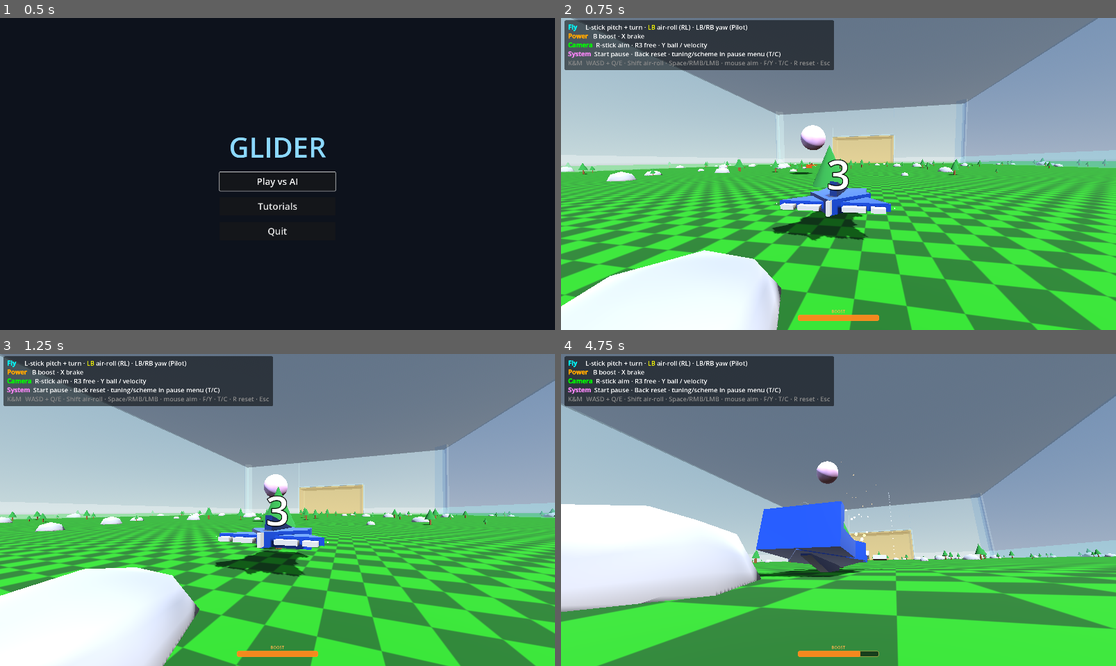
Above: before the commit, frames 1-4 (two rows, left to right).
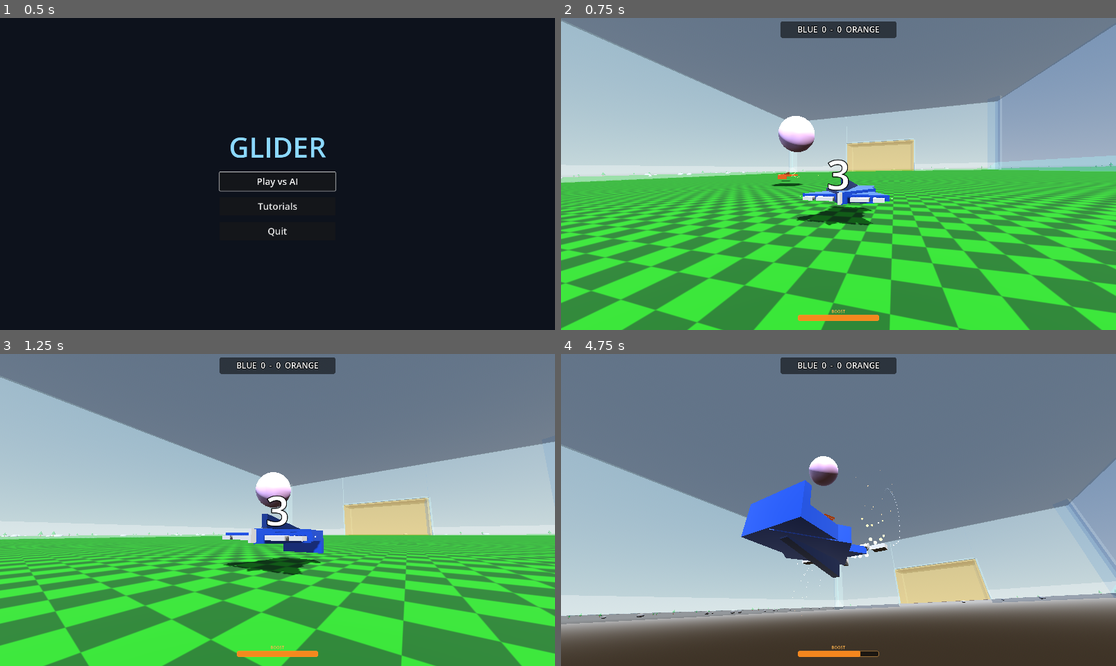
Above: after the commit, the same moments.

Repository: westonkelliher/glider
Game: Godot game, scene res://scenes/main_menu.tscn
The game is run twice, just before and just after one commit, with the same random seed, the same clock (stepped at 60 frames per second) and the same inputs.
Inputs (mouse positions are in pixels of both pictures, inside the frame that each line leads up to):
- Up to frame 1 (0.5 s): no input
- Up to frame 2 (0.75 s): click "Play vs AI" at 0.5 s
- Up to frame 3 (1.25 s): no input
- Up to frame 4 (4.75 s): tap Enter (ui_accept) at 1.25, 1.52, 2.27, 3.5, 3.77, 4.52 s; move the mouse to (866, 510) at 1.27 s; hold Right mouse button (boost) 1.28-2.03 s; hold W (move_forward) from 1.28 s (still down); move the mouse to (810, 510) at 2.02 s; click (810, 510) at 2.1 s; right-click (810, 510) at 2.3 s; move the mouse to (849, 503) at 2.77 s; hold Shift (air_roll) 2.78-3.53 s; right-click (849, 503) at 3.05 s; move the mouse to (832, 516) at 3.52 s; right-click (832, 516) at 3.6 s; move the mouse to (877, 513) at 4.27 s; hold Right mouse button (boost) from 4.28 s (still down); tap Y (cam_ball_toggle) at 4.35 s

Frame 1 is identical in both runs. In frame 2, 45% of the frame differs, in the area x 0-100%, y 0-100%; in frame 3, 54%; in frame 4, 62%.

Commit message:
HUD scoreboard, controls moved to pause menu, mirrored kickoff spawns, scenery off-field
- Show live BLUE-ORANGE score in HUD; referee joins 'referee' group
- Move controls/binds readout from always-on HUD into pause overlay
- 5 symmetric RL-style kickoff spawns, shared random index per kickoff
- Scatter trees/rocks only outside the court footprint

Co-Authored-By: Claude Opus 4.8 (1M context) <noreply@anthropic.com>

Diff:
--- a/environment/match_controller.gd
+++ b/environment/match_controller.gd
@@ -7,6 +7,19 @@
 
 @export var count_from: int = 3
 @export var go_linger: float = 0.6   # seconds "GO!" stays up after release
+
+## Symmetric kickoff spawns (Rocket League style), given for the BLUE/player
+## side (z > 0); the orange/AI side is the mirror (-x, -z). Each entry is the
+## (x, z) ground position for that side. Picked once per kickoff and shared by
+## both teams so they stay mirrored. Kept within the arena scale (|x|<=10.5,
+## |z|<=28). Facing per side is preserved from each glider's scene transform.
+const KICKOFF_SPAWNS: Array[Vector2] = [
+	Vector2(0.0, 28.0),     # back-center
+	Vector2(7.0, 22.0),     # back-right diagonal
+	Vector2(-7.0, 22.0),    # back-left diagonal
+	Vector2(10.5, 14.0),    # right corner
+	Vector2(-10.5, 14.0),   # left corner
+]
 
 var _label: Label = null
 var _busy: bool = false
@@ -18,6 +31,7 @@
 	_build_label()
 	# Wait one frame so the gliders and ball have joined their groups in _ready.
 	await get_tree().process_frame
+	place_kickoff(get_tree())
 	kickoff()
 
 
@@ -40,6 +54,18 @@
 	_label.add_theme_constant_override("outline_size", 12)
 	_label.visible = false
 	add_child(_label)
+
+
+## Pick one random kickoff spawn (shared by both teams so they stay mirrored)
+## and apply it to every glider, then snap them back to that spawn. Static so
+## the referee can reuse it without duplicating the spawn table.
+static func place_kickoff(tree: SceneTree) -> void:
+	var blue_xz: Vector2 = KICKOFF_SPAWNS[randi() % KICKOFF_SPAWNS.size()]
+	for g: Node in tree.get_nodes_in_group("glider"):
+		if g.has_method("set_kickoff_position"):
+			g.set_kickoff_position(blue_xz)
+		if g.has_method("reset_to_spawn"):
+			g.reset_to_spawn()
 
 
 ## Freeze the field, count down, then release on GO. Safe to call repeatedly.
@@ -72,9 +98,7 @@
 	if ball:
 		ball.global_position = Vector3(0, 5, 0)
 		ball.set("velocity", Vector3.UP * 15.0)
-	for g: Node in get_tree().get_nodes_in_group("glider"):
-		if g.has_method("reset_to_spawn"):
-			g.reset_to_spawn()
+	place_kickoff(get_tree())
 	kickoff()
 
 
--- a/environment/referee.gd
+++ b/environment/referee.gd
@@ -13,6 +13,7 @@
 
 
 func _ready() -> void:
+	add_to_group("referee")
 	goal_north.body_entered.connect(_on_north_entered)
 	goal_south.body_entered.connect(_on_south_entered)
 	print("[referee] ready, monitoring goals")
@@ -41,9 +42,8 @@
 	if ball:
 		ball.global_position = Vector3(0, 5, 0)
 		ball.velocity = Vector3.UP * 15.0 # TODO this 15.0 needs to be a variable cus it exists elsewhere
-	for glider in get_tree().get_nodes_in_group("glider"):
-		if glider.has_method("reset_to_spawn"):
-			glider.reset_to_spawn()
+	# Pick a fresh (mirrored) kickoff spawn for both teams.
+	MatchController.place_kickoff(get_tree())
 	_scoring = false
 	# Re-run the kickoff countdown (freezes the field for 3-2-1-GO).
 	var mc := get_tree().get_first_node_in_group("match_controller")
--- a/environment/world.gd
+++ b/environment/world.gd
@@ -5,8 +5,15 @@
 ## Runs in the editor too (@tool); spawned nodes are runtime-only (no owner),
 ## so they preview live but are never baked into the scene file.
 
-@export var area_size: float = 200.0:
+@export var area_size: float = 500.0:
 	set(v): area_size = v; _regenerate()
+## Half-extents (x, z) of the playing court. Scenery is excluded from this
+## rectangle (centered on the origin) plus `court_margin` so nothing spawns
+## on the field. Defaults match the arena footprint (240 x 400 -> 120 x 200).
+@export var court_half_extent: Vector2 = Vector2(120.0, 200.0):
+	set(v): court_half_extent = v; _regenerate()
+@export var court_margin: float = 10.0:
+	set(v): court_margin = v; _regenerate()
 @export var tree_count: int = 120:
 	set(v): tree_count = v; _regenerate()
 @export var rock_count: int = 80:
@@ -31,9 +38,19 @@
 
 func _scatter(rng: RandomNumberGenerator, count: int, factory: Callable) -> void:
 	var half := area_size * 0.5
+	var ex := court_half_extent.x + court_margin
+	var ez := court_half_extent.y + court_margin
 	for i in count:
 		var node: Node3D = factory.call(rng)
-		node.position = Vector3(rng.randf_range(-half, half), 0.0, rng.randf_range(-half, half))
+		var x := 0.0
+		var z := 0.0
+		# Re-roll until the candidate lands outside the court rectangle.
+		for _attempt in 32:
+			x = rng.randf_range(-half, half)
+			z = rng.randf_range(-half, half)
+			if absf(x) > ex or absf(z) > ez:
+				break
+		node.position = Vector3(x, 0.0, z)
 		node.rotate_y(rng.randf_range(0.0, TAU))
 		add_child(node)
 
--- a/scripts/glider_body.gd
+++ b/scripts/glider_body.gd
@@ -77,6 +77,8 @@
 var _menu: CanvasLayer
 var controller: RefCounted
 var _spawn_transform: Transform3D
+## +1 for the blue/player side (spawn z > 0), -1 for the orange/AI side.
+var side := 1
 
 
 ## Team tint — players fly blue, the AI flies orange (matching the goals).
@@ -88,6 +90,7 @@
 func _ready() -> void:
 	tuning = _tunings[_tuning_idx]
 	_spawn_transform = global_transform
+	side = -1 if global_position.z < 0.0 else 1
 	add_to_group("glider")
 	_apply_team_color(AI_COLOR if is_ai else PLAYER_COLOR)
 	_boost_fx = _make_boost_fx()
@@ -338,6 +341,16 @@
 	_external_impulse += impulse
 
 
+## Move this glider's spawn point to a kickoff (x, z) given for the blue side;
+## the orange side (-Z) is mirrored. Only the position moves — the original
+## facing (basis) and spawn height are preserved. Call before reset_to_spawn().
+func set_kickoff_position(blue_xz: Vector2) -> void:
+	var origin := _spawn_transform.origin
+	origin.x = blue_xz.x * side
+	origin.z = blue_xz.y * side
+	_spawn_transform.origin = origin
+
+
 ## Restore the glider to its spawn pose and zero all motion/aileron state.
 ## Intended for the referee to call after a goal.
 func reset_to_spawn() -> void:
@@ -425,8 +438,14 @@
 	$Mesh/Q/RWing.position.x = lerpf(0.12, 0.655, ext)
 
 
+var _referee: Node
+
+
 func update_hud() -> void:
 	if not _hud:
 		return
-	_hud.set_readout()
 	_hud.set_boost(boost_amount, BOOST_MAX)
+	if not is_instance_valid(_referee):
+		_referee = get_tree().get_first_node_in_group("referee")
+	if _referee:
+		_hud.set_score(_referee.score_blue, _referee.score_orange)
--- a/scripts/hud.gd
+++ b/scripts/hud.gd
@@ -1,32 +1,28 @@
 extends CanvasLayer
 ## Flight readout. Built in code so no scene edit is needed; the glider owns one
-## of these and pushes values to it each physics frame. Top-left = controls/binds
-## (set_readout); bottom-center = boost gauge.
+## of these and pushes values to it each physics frame. Top-center = scoreboard
+## (set_score); bottom-center = boost gauge. Controls live in the pause menu.
 
-# Controller-first; keyboard/mouse is the dimmed secondary line.
-const BINDS := "[color=aqua][b]Fly[/b][/color]     L-stick pitch + turn · [color=yellow]LB[/color] air-roll (RL) · LB/RB yaw (Pilot)\n" \
-	+ "[color=orange][b]Power[/b][/color]   B boost · X brake\n" \
-	+ "[color=lime][b]Camera[/b][/color]  R-stick aim · R3 free · Y ball / velocity\n" \
-	+ "[color=violet][b]System[/b][/color]  Start pause · Back reset · tuning/scheme in pause menu (T/C)\n" \
-	+ "[color=#888888]K&M  WASD + Q/E · Shift air-roll · Space/RMB/LMB · mouse aim · F/Y · T/C · R reset · Esc[/color]"
-
-var _pot_label: RichTextLabel
+var _score_label: Label
 var _boost_bar: ProgressBar
 var _boost_caption: Label
 
 
 func _ready() -> void:
-	_pot_label = RichTextLabel.new()
-	_pot_label.bbcode_enabled = true
-	_pot_label.fit_content = true
-	_pot_label.scroll_active = false
-	_pot_label.autowrap_mode = TextServer.AUTOWRAP_OFF
-	_pot_label.position = Vector2(12, 8)
-	_pot_label.custom_minimum_size = Vector2(880, 0)
-	_pot_label.add_theme_font_size_override("normal_font_size", 22)
-	_pot_label.add_theme_font_size_override("bold_font_size", 22)
-	_pot_label.add_theme_stylebox_override("normal", _panel_bg())
-	add_child(_pot_label)
+	# Scoreboard, top-center.
+	_score_label = Label.new()
+	_score_label.set_anchors_preset(Control.PRESET_CENTER_TOP)
+	_score_label.offset_left = -200.0
+	_score_label.offset_right = 200.0
+	_score_label.offset_top = 12.0
+	_score_label.offset_bottom = 52.0
+	_score_label.horizontal_alignment = HORIZONTAL_ALIGNMENT_CENTER
+	_score_label.add_theme_font_size_override("font_size", 28)
+	_score_label.add_theme_color_override("font_outline_color", Color(0, 0, 0, 0.9))
+	_score_label.add_theme_constant_override("outline_size", 8)
+	_score_label.add_theme_stylebox_override("normal", _panel_bg())
+	add_child(_score_label)
+	set_score(0, 0)
 
 	# Boost reserve meter, bottom-center.
 	_boost_bar = ProgressBar.new()
@@ -95,5 +91,8 @@
 	_boost_bar.modulate = Color(1, 1, 1, 1) if amount > 0.01 else Color(1, 1, 1, 0.4)
 
 
-func set_readout() -> void:
-	_pot_label.text = BINDS
+## Update the top-center scoreboard.
+func set_score(blue: int, orange: int) -> void:
+	if not _score_label:
+		return
+	_score_label.text = "BLUE  %d  -  %d  ORANGE" % [blue, orange]
--- a/scripts/pause_menu.gd
+++ b/scripts/pause_menu.gd
@@ -4,6 +4,14 @@
 ## back display strings to label its buttons.
 
 var glider: Node # must expose toggle_tuning(), toggle_control(), menu_labels()
+
+# Controls reference, shown only while paused. Controller-first; keyboard/mouse
+# is the dimmed secondary line.
+const BINDS := "[color=aqua][b]Fly[/b][/color]     L-stick pitch + turn · [color=yellow]LB[/color] air-roll (RL) · LB/RB yaw (Pilot)\n" \
+	+ "[color=orange][b]Power[/b][/color]   B boost · X brake\n" \
+	+ "[color=lime][b]Camera[/b][/color]  R-stick aim · R3 free · Y ball / velocity\n" \
+	+ "[color=violet][b]System[/b][/color]  Start pause · Back reset · tuning/scheme in pause menu (T/C)\n" \
+	+ "[color=#888888]K&M  WASD + Q/E · Shift air-roll · Space/RMB/LMB · mouse aim · F/Y · T/C · R reset · Esc[/color]"
 
 var is_open := false
 var _root: Control
@@ -56,6 +64,18 @@
 	resume.pressed.connect(close)
 	vbox.add_child(resume)
 
+	# Controls reference, only visible while the menu is up.
+	var binds := RichTextLabel.new()
+	binds.bbcode_enabled = true
+	binds.fit_content = true
+	binds.scroll_active = false
+	binds.autowrap_mode = TextServer.AUTOWRAP_OFF
+	binds.custom_minimum_size = Vector2(880, 0)
+	binds.add_theme_font_size_override("normal_font_size", 20)
+	binds.add_theme_font_size_override("bold_font_size", 20)
+	binds.text = BINDS
+	vbox.add_child(binds)
+
 	refresh_labels()
 
 
Not shown, changed: TODO.txt
